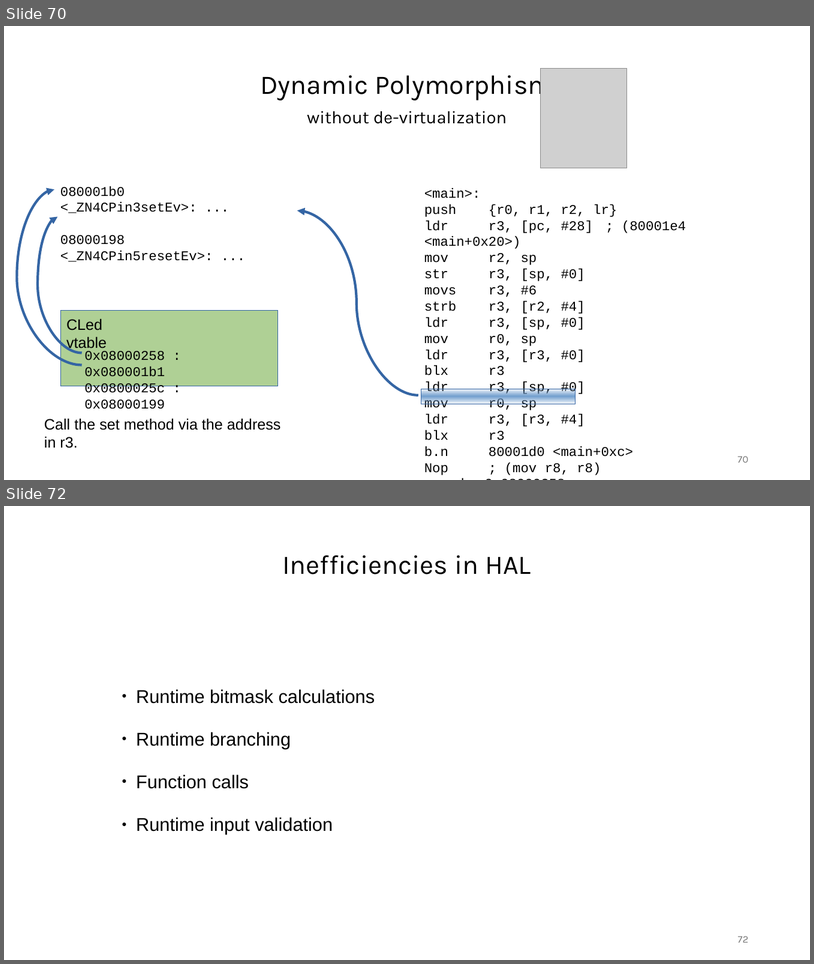
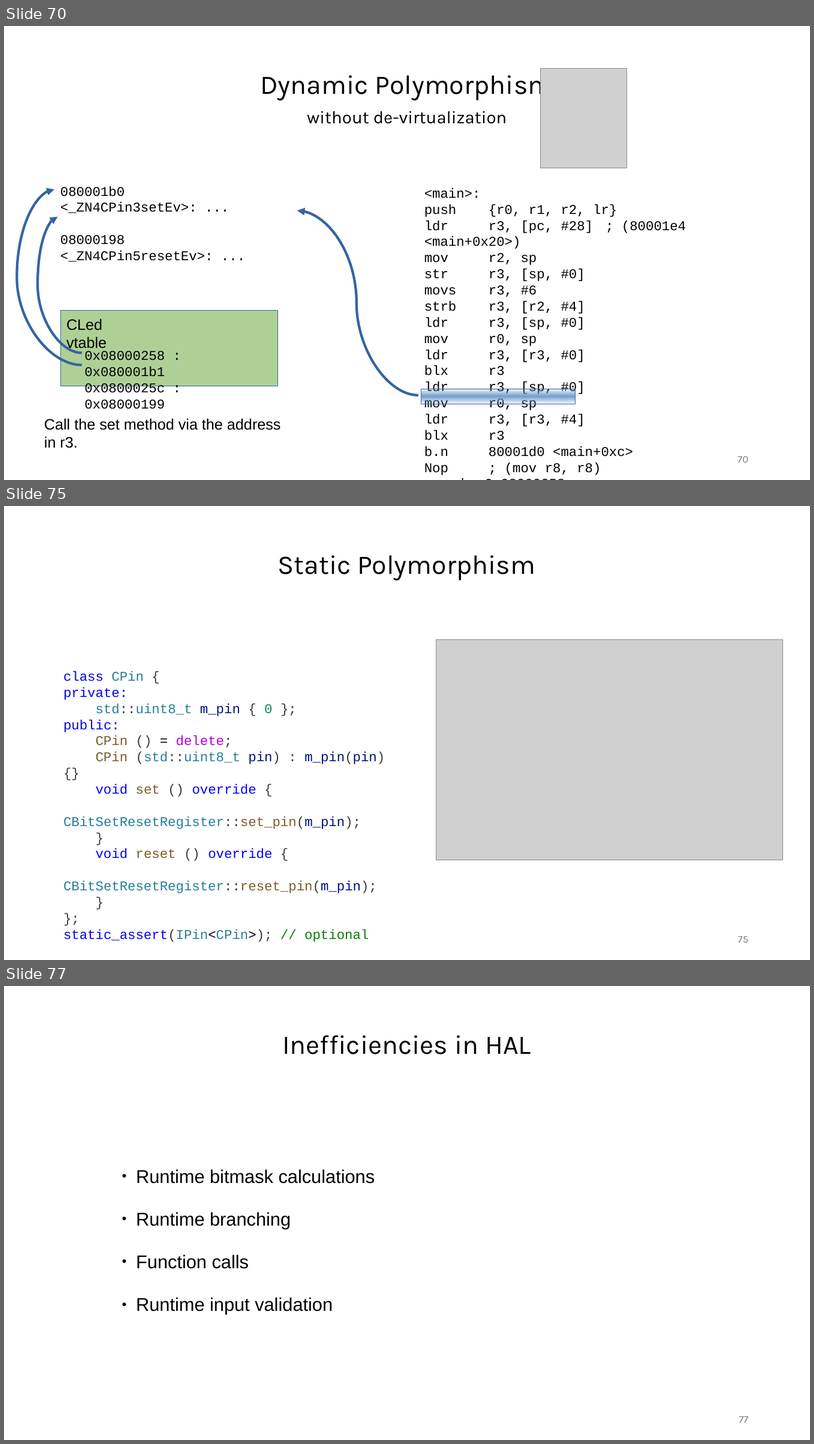
Before and after one commit to janos32783/cppcon_2024_cost_cpp_abstractions, a slide deck: presentation/cppcon.pptx. Shown one above the other, each under a label of ours: slides 70 and 72 before the commit, slides 70, 75 and 77 after it; the slides between them are not shown. The pictures are 814x964 and 814x1444 pixels, drawn with LibreOffice and Linux fonts; fonts in the diff are those of the drawing; grey boxes stand for pictures. Boxes give left, top, right and bottom in pixels: in the first picture for what was removed or moved away, otherwise in the second. Text is boxed around its words. In the diff, an @@ line names an element or a change of style, - is before the commit and + after.

Commit message:
done with static polymorphism for now

```diff
--- a/presentation/cppcon.pptx
+++ b/presentation/cppcon.pptx
@@ slide 75 added at <box>4,506,810,960</box>, background #FFFFFF @@
@@ text added at <box>278,555,536,580</box>, 32 pt, text #000000 @@
+Static Polymorphism
@@ picture added at <box>437,640,783,860</box> @@
@@ text added at <box>63,671,385,942</box>, 16 pt, text #267F99 @@
+class CPin {
+private:
+std::uint8_t m_pin { 0 };
+public:
+CPin () = delete;
+CPin (std::uint8_t pin) : m_pin(pin) {}
+void set () override {
+CBitSetResetRegister::set_pin(m_pin);
+}
+void reset () override {
+CBitSetResetRegister::reset_pin(m_pin);
+}
+};
+static_assert(IPin<CPin>); // optional
@@ page number added at <box>738,936,749,942</box>, 12 pt, text #787878 @@
+75
@@ what was slide 72 is now slide 77 @@
@@ page number at <box>740,1416,749,1422</box>: text changed @@
-72
+77
```
Also in this commit, not shown: 5 other slides added, 1 slide removed, 6 other files.
